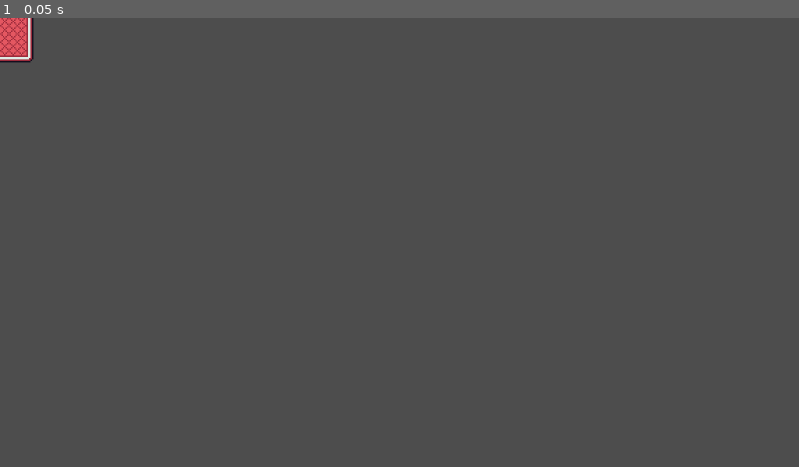
Above: before the commit, frame 1.
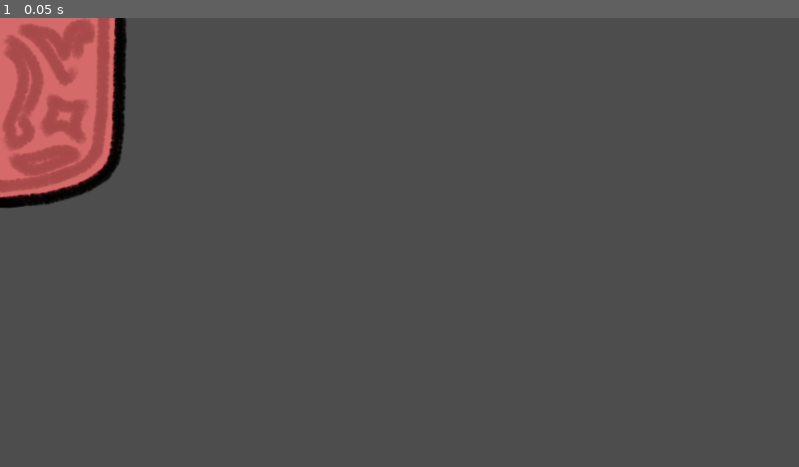
Above: after the commit, the same moment.

Repository: osid54/DoubleUp
Game: Godot game, scene res://assets/objects/Card.tscn
Two runs of this game, one before a commit and one after it. Both use one fixed random seed, a clock stepped at 60 frames per second and the inputs below. This scene is started directly instead of the project's main scene.
Inputs:
- Up to frame 1 (0.05 s): no input

The runs differ from the first frame. In frame 1, 6.1% of the frame differs, in the area x 0-16%, y 0-43%.

Commit message:
Added custom card images

Diff:
--- a/assets/objects/Card.tscn
+++ b/assets/objects/Card.tscn
@@ -1,8 +1,9 @@
-[gd_scene load_steps=7 format=3 uid="uid://ciw8vhnkkdxl7"]
+[gd_scene load_steps=8 format=3 uid="uid://ciw8vhnkkdxl7"]
 
 [ext_resource type="Script" uid="uid://b4ykhnwxy22mg" path="res://scripts/card.gd" id="1_yn1ki"]
 [ext_resource type="Texture2D" uid="uid://dno10iet0bqlu" path="res://src/sprites/cards.png" id="2_63gtx"]
-[ext_resource type="Texture2D" uid="uid://dmcp4ilq4bodj" path="res://src/sprites/fruitsColor.png" id="3_63gtx"]
+[ext_resource type="Texture2D" uid="uid://bcm2f3vrm3ehv" path="res://src/sprites/symbols.png" id="3_63gtx"]
+[ext_resource type="Texture2D" uid="uid://c5mp81vje0rd6" path="res://src/sprites/stickers.png" id="4_6xi4k"]
 
 [sub_resource type="StyleBoxEmpty" id="StyleBoxEmpty_63gtx"]
 
@@ -17,25 +18,50 @@
 [node name="card" type="Sprite2D" parent="."]
 clip_children = 2
 texture = ExtResource("2_63gtx")
-hframes = 9
+hframes = 2
 
 [node name="Button" type="Button" parent="card"]
 anchors_preset = 15
 anchor_right = 1.0
 anchor_bottom = 1.0
-offset_left = -24.0
-offset_top = -32.0
-offset_right = -24.0
-offset_bottom = -32.0
+offset_left = -200.0
+offset_top = -300.0
+offset_right = -200.0
+offset_bottom = -300.0
 grow_horizontal = 2
 grow_vertical = 2
 theme_override_styles/disabled = SubResource("StyleBoxEmpty_63gtx")
 theme_override_styles/hover = SubResource("StyleBoxFlat_63gtx")
 theme_override_styles/normal = SubResource("StyleBoxEmpty_6xi4k")
 
-[node name="fruit" type="Sprite2D" parent="."]
+[node name="symbol" type="Sprite2D" parent="."]
 texture = ExtResource("3_63gtx")
-hframes = 5
-vframes = 3
+hframes = 18
+
+[node name="stickers" type="Node2D" parent="."]
+
+[node name="sticker1" type="Sprite2D" parent="stickers"]
+visible = false
+position = Vector2(-12, -20)
+texture = ExtResource("4_6xi4k")
+hframes = 10
+
+[node name="sticker2" type="Sprite2D" parent="stickers"]
+visible = false
+position = Vector2(12, -20)
+texture = ExtResource("4_6xi4k")
+hframes = 10
+
+[node name="sticker3" type="Sprite2D" parent="stickers"]
+visible = false
+position = Vector2(-12, 20)
+texture = ExtResource("4_6xi4k")
+hframes = 10
+
+[node name="sticker4" type="Sprite2D" parent="stickers"]
+visible = false
+position = Vector2(12, 20)
+texture = ExtResource("4_6xi4k")
+hframes = 10
 
 [connection signal="button_down" from="card/Button" to="." method="cardClicked"]
--- /dev/null
+++ b/assets/ui/ShopCard.tscn
@@ -0,0 +1,128 @@
+[gd_scene load_steps=6 format=3 uid="uid://nqmt2ghdge03"]
+
+[ext_resource type="Texture2D" uid="uid://dno10iet0bqlu" path="res://src/sprites/cards.png" id="1_bjxcb"]
+[ext_resource type="Script" uid="uid://b4irg7trfsx6d" path="res://scripts/shop_card.gd" id="1_nc7e1"]
+[ext_resource type="Texture2D" uid="uid://bcm2f3vrm3ehv" path="res://src/sprites/symbols.png" id="2_nc7e1"]
+[ext_resource type="Texture2D" uid="uid://c5mp81vje0rd6" path="res://src/sprites/stickers.png" id="3_q7a11"]
+
+[sub_resource type="LabelSettings" id="LabelSettings_nc7e1"]
+font_size = 10
+
+[node name="ShopCard" type="Panel"]
+custom_minimum_size = Vector2(100, 200)
+anchors_preset = 8
+anchor_left = 0.5
+anchor_top = 0.5
+anchor_right = 0.5
+anchor_bottom = 0.5
+offset_left = -50.0
+offset_top = -100.0
+offset_right = 50.0
+offset_bottom = 100.0
+grow_horizontal = 2
+grow_vertical = 2
+script = ExtResource("1_nc7e1")
+
+[node name="vbox" type="VBoxContainer" parent="."]
+custom_minimum_size = Vector2(80, 180)
+layout_mode = 1
+anchors_preset = 8
+anchor_left = 0.5
+anchor_top = 0.5
+anchor_right = 0.5
+anchor_bottom = 0.5
+offset_left = -26.5
+offset_top = -21.5
+offset_right = 26.5
+offset_bottom = 21.5
+grow_horizontal = 2
+grow_vertical = 2
+alignment = 1
+
+[node name="title" type="Label" parent="vbox"]
+layout_mode = 2
+text = "title"
+horizontal_alignment = 1
+vertical_alignment = 1
+
+[node name="items0" type="Panel" parent="vbox"]
+visible = false
+custom_minimum_size = Vector2(80, 80)
+layout_mode = 2
+size_flags_vertical = 4
+
+[node name="card1" type="Sprite2D" parent="vbox/items0"]
+position = Vector2(54, 34)
+texture = ExtResource("1_bjxcb")
+hframes = 9
+
+[node name="fruit" type="Sprite2D" parent="vbox/items0/card1"]
+texture = ExtResource("2_nc7e1")
+hframes = 32
+
+[node name="card2" type="Sprite2D" parent="vbox/items0"]
+position = Vector2(27, 45)
+texture = ExtResource("1_bjxcb")
+hframes = 9
+
+[node name="fruit" type="Sprite2D" parent="vbox/items0/card2"]
+texture = ExtResource("2_nc7e1")
+hframes = 32
+
+[node name="items1" type="Panel" parent="vbox"]
+visible = false
+custom_minimum_size = Vector2(80, 80)
+layout_mode = 2
+size_flags_vertical = 4
+
+[node name="card" type="Sprite2D" parent="vbox/items1"]
+position = Vector2(40, 40)
+texture = ExtResource("1_bjxcb")
+hframes = 9
+
+[node name="fruit" type="Sprite2D" parent="vbox/items1/card"]
+texture = ExtResource("2_nc7e1")
+hframes = 32
+
+[node name="items2" type="Panel" parent="vbox"]
+visible = false
+custom_minimum_size = Vector2(80, 80)
+layout_mode = 2
+size_flags_vertical = 4
+
+[node name="sticker" type="Sprite2D" parent="vbox/items2"]
+position = Vector2(40, 40)
+texture = ExtResource("3_q7a11")
+hframes = 10
+
+[node name="items3" type="Panel" parent="vbox"]
+visible = false
+custom_minimum_size = Vector2(80, 80)
+layout_mode = 2
+size_flags_vertical = 4
+
+[node name="sticker1" type="Sprite2D" parent="vbox/items3"]
+position = Vector2(54, 34)
+texture = ExtResource("3_q7a11")
+hframes = 10
+
+[node name="sticker2" type="Sprite2D" parent="vbox/items3"]
+position = Vector2(27, 45)
+texture = ExtResource("3_q7a11")
+hframes = 10
+
+[node name="desc" type="Label" parent="vbox"]
+custom_minimum_size = Vector2(80, 0)
+layout_mode = 2
+text = "caption"
+label_settings = SubResource("LabelSettings_nc7e1")
+horizontal_alignment = 1
+vertical_alignment = 1
+autowrap_mode = 2
+
+[node name="select" type="Button" parent="vbox"]
+layout_mode = 2
+size_flags_vertical = 3
+text = "select"
+
+[connection signal="button_down" from="vbox/select" to="." method="selected"]
--- a/project.godot
+++ b/project.godot
@@ -21,7 +21,7 @@
 
 [display]
 
-window/stretch/scale=2.0
+window/size/mode=2
 
 [file_customization]
 
--- a/scripts/autoload/gameData.gd
+++ b/scripts/autoload/gameData.gd
@@ -6,8 +6,17 @@
 @onready var cardObject := preload("res://assets/objects/Card.tscn")
 
 func _ready() -> void:
-	deckColor = randi_range(0,7)
-	for i in 36:
-		var c = cardObject.instantiate()
-		c.value = randi_range(0,12)
-		deck.append(c)
+	deckColor = 0 #randi_range(0,1)
+	for i in 4:
+		var c = randi_range(0,17)
+		deck.append([c,[]])
+		deck.append([c,[]])
+
+func getDeckCards(used := true) -> Array:
+	var nums := [] if used else range(0,17)
+	for card in deck:
+		if used:
+			nums.append(card[0])
+		else:
+			if nums.find(card[0]): nums.erase(card[0])
+	return nums
--- a/scripts/card.gd
+++ b/scripts/card.gd
@@ -1,41 +1,57 @@
 extends Node2D
 
+var deckPlace := 0
 var value := 0
 var up := false
+var stickers := []
 
 var fliptime := 0.5
 
-var fruit
+var symbol
 var card
 
 func _ready() -> void:
-	fruit = $fruit
+	symbol = $symbol
 	card = $card
 
-	fruit.frame = value
-	fruit.visible = false
+	symbol.frame = value
+	symbol.visible = false
 	card.frame = 1+GameData.deckColor
+
+	for i in len(stickers):
+		$stickers.get_child(i).visible = true
+		$stickers.get_child(i).frame = stickers[i]
 
 func _process(_delta: float) -> void:
 	pass
 
 func flip() -> void:
 	var tween = get_tree().create_tween()
+	var initScale := scale
 	tween.set_ease(Tween.EASE_IN).set_trans(Tween.TRANS_BACK)
-	tween.tween_property(self,"scale",Vector2(0,1),fliptime)
+	tween.tween_property(self,"scale",Vector2(0,initScale.y),fliptime)
 	setCard()
 	tween.set_ease(Tween.EASE_OUT).set_trans(Tween.TRANS_BACK)
-	tween.tween_property(self,"scale",Vector2(1,1),fliptime)
+	tween.tween_property(self,"scale",initScale,fliptime)
 	up = !up
 	$card/Button.disabled = up
 
 func cardClicked() -> void:
-	if up: return
+	if up or get_parent().checking: return
+	get_parent().selected = self
 	flip()
 	await get_tree().create_timer(fliptime*2).timeout
-	get_parent().selected = self
 
 func setCard() -> void:
 	await get_tree().create_timer(fliptime).timeout
-	fruit.visible = up
+	symbol.visible = up
 	card.frame = 0 if up else 1+GameData.deckColor
+
+func showCard() -> void:
+	symbol.frame = value
+	symbol.visible = true
+	card.frame = 0
+
+	for i in len(stickers):
+		$stickers.get_child(i).visible = true
+		$stickers.get_child(i).frame = stickers[i]
--- a/scripts/match_grid.gd
+++ b/scripts/match_grid.gd
@@ -2,6 +2,10 @@
 
 var board := []
 @onready var cardObject := preload("res://assets/objects/Card.tscn")
+var fliptime := 0.5
+var cardScale := .25
+var cardW := 400 * cardScale
+var cardH := 600 * cardScale
 
 var selectReq := 2
 var selected = null:
@@ -11,9 +15,8 @@
 		selectedAll.append(value)
 		if len(selectedAll) == selectReq:
 			checkMatch()
-		print(selectedAll)
 var selectedAll := []
-
+var checking = false
 
 func _ready() -> void:
 	boardFromData()
@@ -24,9 +27,13 @@
 	var tempDeck = range(size)
 	for i in size:
 		var spot : int = tempDeck.pick_random()
+		tempDeck.erase(spot)
 		var card = GameData.deck[spot]
 		var c = cardObject.instantiate()
-		c.value = card.value
+		c.scale = Vector2(1,1) * cardScale
+		c.value = card[0]
+		c.stickers = card[1]
+		c.deckPlace = spot
 		add_child(c)
 		board.append(c)
 
@@ -49,14 +56,13 @@
 	for i in dim.y:
 		for j in dim.x:
 			if i*dim.x+j < len(board):
-				board[i*dim.x+j].position = Vector2(j*50, i*70)
-	position.x = startingPos.x + dim.x/2.0 * -50
-	position.y = startingPos.y + dim.y/2.0 * -70
-
-func _process(_delta: float) -> void:
-	pass
+				board[i*dim.x+j].position = Vector2(j*cardW, i*cardH)
+	position.x = startingPos.x + dim.x/2.0 * -cardW
+	position.y = startingPos.y + size/float(dim.x)/2.0 * -cardH
 
 func checkMatch():
+	checking = true
+	await get_tree().create_timer(fliptime*2).timeout
 	var correct = true
 	var selectedValue = selectedAll[0].value
 	for card in selectedAll:
@@ -65,8 +71,14 @@
 			break
 	if correct:
 		for card in selectedAll:
-			card.global_position = Vector2()
+			var tween = get_tree().create_tween()
+			tween.set_ease(Tween.EASE_IN).set_trans(Tween.TRANS_BACK)
+			tween.tween_property(card,"global_position",Vector2(200,200),1)
 	else:
 		for card in selectedAll:
 			card.flip()
 	selectedAll.clear()
+	checking = false
+
+func _process(_delta: float) -> void:
+	pass
--- /dev/null
+++ b/scripts/shop.gd
@@ -0,0 +1,79 @@
+extends Control
+
+var numItems := 3
+var options := []
+
+@onready var shopcard := preload("res://assets/ui/ShopCard.tscn")
+
+func _ready() -> void:
+	generateItems()
+
+func generateItems() -> void:
+	var numGen = randf() #50% 3 items - 20% 2 items - 20% 4 items - 10% 5 items
+	if numGen < .5: numItems = 3
+	elif numGen < .7: numItems = 2
+	elif numGen < .9: numItems = 4
+	else: numItems = 5
+
+	for i in numItems:
+		var itemGen = randf() #50% 2 new cards - 20% 1 dupe card - 20% 1 sticker - 10% 2 stickers
+		if itemGen < .5: options.append(0)
+		elif itemGen < .7: options.append(1)
+		elif itemGen < .9: options.append(2)
+		else: options.append(3)
+
+	for opt in options:
+		var s = shopcard.instantiate()
+		s.itemValue = opt
+		$hbox.add_child(s)
+
+func selected(items : Array) -> void:
+	var type = items[0]
+	items.erase(type)
+	for item in items:
+		if type == "Card":
+			GameData.deck.append([item,[]])
+		if type == "Sticker":
+			pass
+
+var board := []
+@onready var cardObject := preload("res://assets/objects/Card.tscn")
+var fliptime := 0.5
+
+func boardFromData() -> void:
+	var size = len(GameData.deck)
+	var tempDeck = range(size)
+	for i in size:
+		var spot : int = tempDeck.pick_random()
+		tempDeck.erase(spot)
+		var card = GameData.deck[spot]
+		var c = cardObject.instantiate()
+		c.value = card[0]
+		c.stickers = card[1]
+		c.deckPlace = spot
+		add_child(c)
+		board.append(c)
+
+func organizeBoard() -> void:
+	var startingPos := get_window().size/2
+
+	var size := len(board)
+	var dim := Vector2i()
+	if size <= 16:
+		dim.x = 4
+		dim.y = 4
+	elif size <= 24:
+		dim.x = 6
+		dim.y = 4
+	elif size <= 40:
+		dim.x = 8
+		dim.y = 5
+	else:
+		dim.x = 10
+		dim.y = 6
+	for i in dim.y:
+		for j in dim.x:
+			if i*dim.x+j < len(board):
+				board[i*dim.x+j].position = Vector2(j*50, i*70)
+	position.x = startingPos.x + dim.x/2.0 * -50
+	position.y = startingPos.y + dim.y/2.0 * -70
--- /dev/null
+++ b/scripts/shop_card.gd
@@ -0,0 +1,40 @@
+extends Panel
+
+var itemValue := 0
+var titles := ["New Cards", "Extra Card", "Sticker", "Stickers"]
+var captions := ["A new pair of cards to try and match up",
+				 "Another copy of a card you already have",
+				 "Get a helpful effect when a match is made",
+				 "Get a helpful effect when a match is made"]
+var items := []
+
+func _ready() -> void:
+	$vbox/title.text = titles[itemValue]
+	$vbox/desc.text = captions[itemValue]
+	match itemValue:
+		0:
+			$vbox/items0.visible = true
+			var cardNum = GameData.getDeckCards(false).pick_random()
+			$vbox/items0/card1/fruit.frame = cardNum
+			$vbox/items0/card2/fruit.frame = cardNum
+			items = ["card", cardNum, cardNum]
+		1:
+			$vbox/items1.visible = true
+			var cardNum = GameData.getDeckCards().pick_random()
+			$vbox/items1/card/fruit.frame = cardNum
+			items = ["card", cardNum]
+		2:
+			$vbox/items2.visible = true
+			var stickerNum = randi_range(0,9)
+			$vbox/items2/sticker.frame = stickerNum
+			items = ["sticker", stickerNum]
+		3:
+			$vbox/items3.visible = true
+			var stickerNum1 = randi_range(0,9)
+			$vbox/items3/sticker1.frame = stickerNum1
+			var stickerNum2 = randi_range(0,9)
+			$vbox/items3/sticker2.frame = stickerNum2
+			items = ["sticker", stickerNum1, stickerNum2]
+
+func selected() -> void:
+	get_parent().get_parent().selected(items)
Not shown, added: scripts/shop.gd.uid
Not shown, added: scripts/shop_card.gd.uid
Binary file changed: src/sprites/cards.png
Binary file removed: src/sprites/fruitsBlack.png
Binary file removed: src/sprites/fruitsColor.png
Binary file added: src/sprites/stickers.png
Not shown, changed: src/sprites/stickers.png.import
Binary file added: src/sprites/symbols.png
Not shown, changed: src/sprites/symbols.png.import
